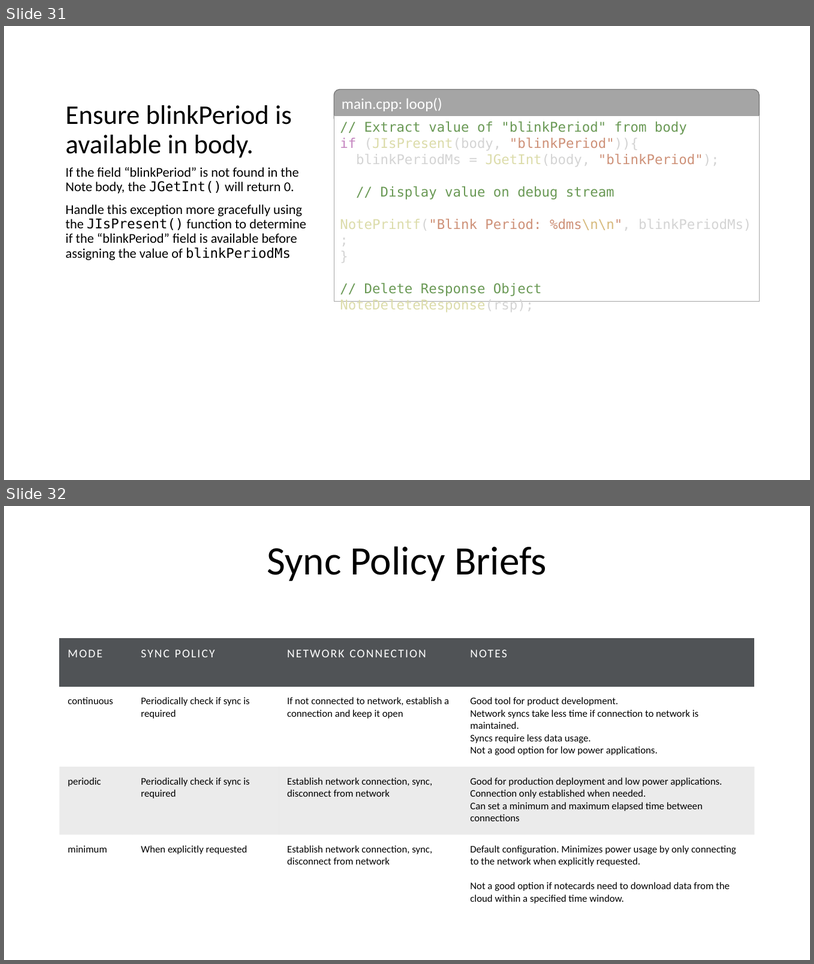
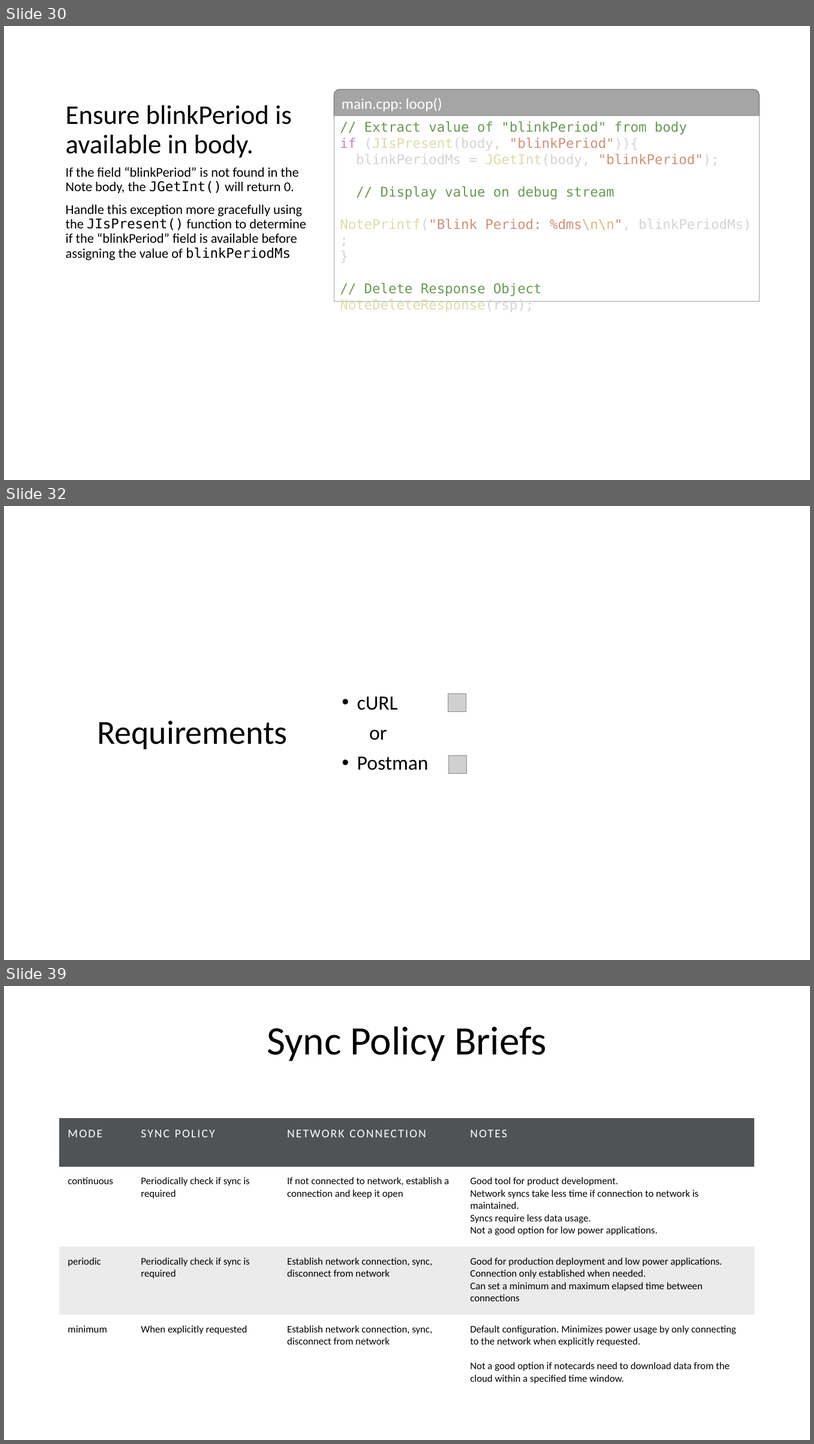
Before and after one commit to blues/note-tutorials, a slide deck: Host Firmware Tutorial.pptx. Shown one above the other, each under a label of ours: slides 31 and 32 before the commit, slides 30, 32 and 39 after it; the slides between them are not shown. The pictures are 814x964 and 814x1444 pixels, drawn with LibreOffice and Linux fonts; fonts in the diff are those of the drawing; grey boxes stand for pictures. Boxes give left, top, right and bottom in pixels: in the first picture for what was removed or moved away, otherwise in the second. Text is boxed around its words. In the diff, an @@ line names an element or a change of style, - is before the commit and + after.

Commit message:
Adds tutorial outline for creating a QI-file
Outlines procedure in powerpoint with screenshots and command to
be copied/pasted.

Minor changes to source code to support tutorial addition

```diff
--- a/Host Firmware Tutorial.pptx
+++ b/Host Firmware Tutorial.pptx
@@ slide 32 added at bbox=[4, 506, 810, 960], background #FFFFFF @@
@@ text added at bbox=[357, 696, 429, 770], 24 pt, text #000000 @@
+• cURL
+or
+• Postman
@@ picture added at bbox=[448, 694, 466, 712] @@
@@ title added at bbox=[97, 720, 287, 749], 40 pt, text #000000 @@
+Requirements
@@ picture added at bbox=[449, 755, 467, 774] @@
@@ what was slide 31 is now slide 30 @@
@@ what was slide 32 is now slide 39 @@
```
Also in this commit, not shown: 5 slides changed, 8 other slides added, 2 slides removed, 1 other file.
